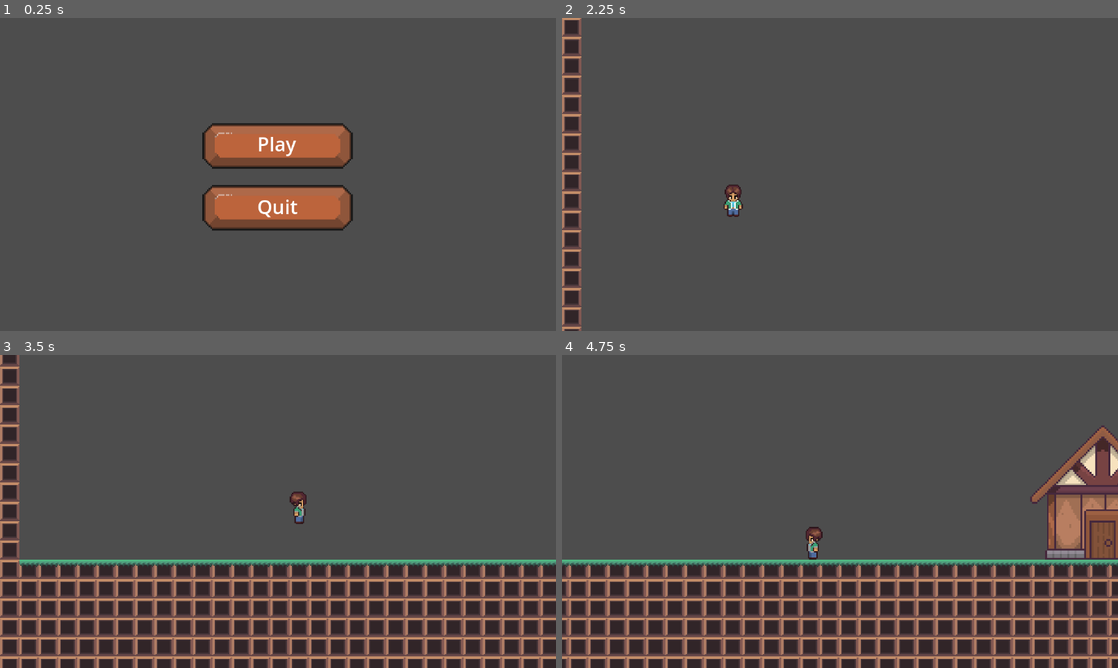
Above: before the commit, frames 1-4 (two rows, left to right).
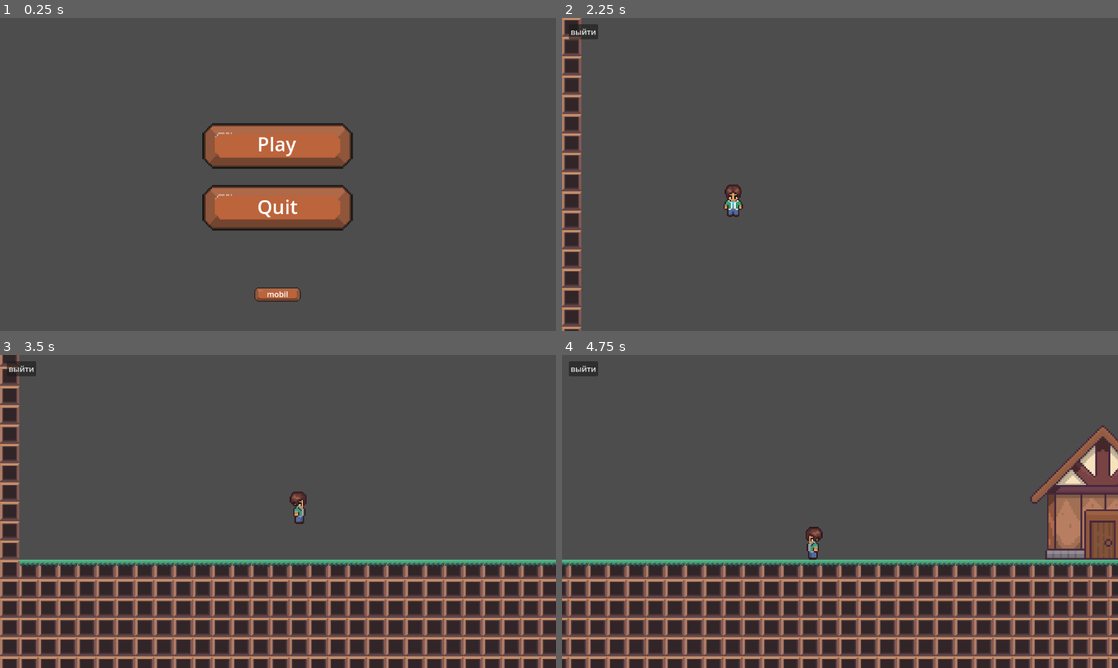
Above: after the commit, the same moments.

Repository: Roma537/scale
Game: Godot game, scene res://scens/menu.tscn
Two runs of this game, one before a commit and one after it. Both use one fixed random seed, a clock stepped at 60 frames per second and the inputs below.
Inputs (mouse positions are in pixels of both pictures, inside the frame that each line leads up to):
- Up to frame 1 (0.25 s): no input
- Up to frame 2 (2.25 s): click (840, 296) at 0.5 s, where only the run after the commit has a clickable "mobil"; click (840, 296) at 1.25 s, where only the run after the commit has a clickable "pc"; click "Play" at 2 s
- Up to frame 3 (3.5 s): tap Enter (ui_accept) at 2.75, 3.02, 3.05, 3.32 s; hold Right (ui_right) from 2.78 s (still down); hold Q (q) from 2.78 s (still down)
- Up to frame 4 (4.75 s): release Q (q) at 3.53 s; tap Enter (ui_accept) at 3.6, 3.77, 4.07, 4.55 s; tap Q (q) at 3.8 s; release Right (ui_right) at 4.28 s; hold Left (ui_left) from 4.28 s (still down); hold Q (q) from 4.28 s (still down)

The runs differ from the first frame. In frame 1, 0.4% of the frame differs, in the area x 45-55%, y 86-91%; in frame 2, 0.2%; in frame 3, 0.2%; in frame 4, 0.2%.

Commit message:
adoptation for mobil

Diff:
--- /dev/null
+++ b/global.gd
@@ -0,0 +1,3 @@
+extends Node
+
+var ui = false
--- a/heroes/GG/player.gd
+++ b/heroes/GG/player.gd
@@ -1,13 +1,29 @@
 extends CharacterBody2D
 
 @onready var anim = $AnimatedSprite2D
+@onready var left = $CanvasLayer/left
+@onready var right = $CanvasLayer/right
+@onready var up = $CanvasLayer/up
 
 const SPEED = 150.0
 const JUMP_VELOCITY = -250
 
 # Get the gravity from the project settings to be synced with RigidBody nodes.
 var gravity = ProjectSettings.get_setting("physics/2d/default_gravity")
+var direction = Input.get_axis("ui_left", "ui_right")
+var jamp = false
+var direction2 = 0
 
+
+func _ready():
+	if Global.ui == false:
+		left.hide()
+		right.hide()
+		up.hide()
+	if Global.ui == true:
+		left.show()
+		right.show()
+		up.show()
 
 func _physics_process(delta):
 	# Add the gravity.
@@ -17,20 +33,39 @@
 	# Handle Jump.
 	if Input.is_action_just_pressed("ui_accept") and is_on_floor():
 		velocity.y = JUMP_VELOCITY
+	if jamp == true and is_on_floor():
+		velocity.y = JUMP_VELOCITY
 
 	# Get the input direction and handle the movement/deceleration.
 	# As good practice, you should replace UI actions with custom gameplay actions.
 	var direction = Input.get_axis("ui_left", "ui_right")
-	if direction:
-		velocity.x = direction * SPEED
+	if direction or direction2:
+		velocity.x = (direction + direction2) * SPEED
 		anim.play("run")
-		if direction == 1:
+		if direction == 1 or direction2 == 1:
 			anim.flip_h = false
-		elif direction == -1:
+		elif direction == -1 or direction2 == -1:
 			anim.flip_h = true
 	else:
 		velocity.x = move_toward(velocity.x, 0, SPEED)
 		anim.play("idel")
 
+	move_and_slide()
 
-	move_and_slide()
+
+func _on_left_button_down():
+	direction2 = -1
+func _on_left_button_up():
+	direction2 = 0
+func _on_right_button_down():
+	direction2 = 1
+func _on_right_button_up():
+	direction2 = 0
+func _on_up_button_down():
+	jamp = true
+func _on_up_button_up():
+	jamp = false
+
+
+func _on_button_pressed():
+	get_tree().change_scene_to_file("res://scens/menu.tscn")
--- a/heroes/GG/player.tscn
+++ b/heroes/GG/player.tscn
@@ -1,7 +1,10 @@
-[gd_scene load_steps=12 format=3 uid="uid://ultel1nmqjeq"]
+[gd_scene load_steps=15 format=3 uid="uid://ultel1nmqjeq"]
 
 [ext_resource type="Script" path="res://heroes/GG/player.gd" id="1_ao2ft"]
 [ext_resource type="Texture2D" uid="uid://8pd7i0cvjye4" path="res://графика/главный герой/гг.png" id="1_dm03l"]
+[ext_resource type="Texture2D" uid="uid://fejdxswi2rnc" path="res://графика/button/free-icon-arrow-button-6283272 (2).png" id="3_ca34o"]
+[ext_resource type="Texture2D" uid="uid://c5p1gde3jhvub" path="res://графика/button/free-icon-arrow-button-6283227 (2).png" id="4_cedwi"]
+[ext_resource type="Texture2D" uid="uid://bcg6brnjpokl7" path="res://графика/button/up.png" id="5_2drwg"]
 
 [sub_resource type="CapsuleShape2D" id="CapsuleShape2D_w2hp1"]
 radius = 8.0
@@ -80,3 +83,44 @@
 sprite_frames = SubResource("SpriteFrames_tam61")
 animation = &"idel"
 autoplay = "idel"
+
+[node name="CanvasLayer" type="CanvasLayer" parent="."]
+
+[node name="left" type="TextureButton" parent="CanvasLayer"]
+offset_left = 27.0
+offset_top = 548.0
+offset_right = 104.0
+offset_bottom = 625.0
+texture_normal = ExtResource("3_ca34o")
+stretch_mode = 5
+
+[node name="right" type="TextureButton" parent="CanvasLayer"]
+offset_left = 278.0
+offset_top = 548.0
+offset_right = 355.0
+offset_bottom = 625.0
+texture_normal = ExtResource("4_cedwi")
+stretch_mode = 5
+
+[node name="up" type="TextureButton" parent="CanvasLayer"]
+offset_left = 160.0
+offset_top = 449.0
+offset_right = 237.0
+offset_bottom = 526.0
+texture_normal = ExtResource("5_2drwg")
+stretch_mode = 5
+
+[node name="Button" type="Button" parent="CanvasLayer"]
+offset_left = 14.0
+offset_top = 13.0
+offset_right = 67.0
+offset_bottom = 42.0
+text = "выйти"
+
+[connection signal="button_down" from="CanvasLayer/left" to="." method="_on_left_button_down"]
+[connection signal="button_up" from="CanvasLayer/left" to="." method="_on_left_button_up"]
+[connection signal="button_down" from="CanvasLayer/right" to="." method="_on_right_button_down"]
+[connection signal="button_up" from="CanvasLayer/right" to="." method="_on_right_button_up"]
+[connection signal="button_down" from="CanvasLayer/up" to="." method="_on_up_button_down"]
+[connection signal="button_up" from="CanvasLayer/up" to="." method="_on_up_button_up"]
+[connection signal="pressed" from="CanvasLayer/Button" to="." method="_on_button_pressed"]
--- a/heroes/GG/player2.gd
+++ b/heroes/GG/player2.gd
@@ -1,13 +1,27 @@
 extends CharacterBody2D
 
 @onready var anim = $AnimatedSprite2D
+@onready var left = $CanvasLayer/left
+@onready var right = $CanvasLayer/right
+@onready var up = $CanvasLayer/up
 
 const SPEED = 700
 const JUMP_VELOCITY = -1200
 
 # Get the gravity from the project settings to be synced with RigidBody nodes.
 var gravity = 4000
+var jamp = false
+var direction2 = 0
 
+func _ready():
+	if Global.ui == false:
+		left.hide()
+		right.hide()
+		up.hide()
+	if Global.ui == true:
+		left.show()
+		right.show()
+		up.show()
 
 func _physics_process(delta):
 	# Add the gravity.
@@ -15,22 +29,35 @@
 		velocity.y += gravity * delta
 
 	# Handle Jump.
-	if Input.is_action_just_pressed("ui_accept") and is_on_floor():
+	if Input.is_action_just_pressed("ui_accept") or jamp == true and is_on_floor():
 		velocity.y = JUMP_VELOCITY
 
 	# Get the input direction and handle the movement/deceleration.
 	# As good practice, you should replace UI actions with custom gameplay actions.
 	var direction = Input.get_axis("ui_left", "ui_right")
-	if direction:
-		velocity.x = direction * SPEED
+	if direction or direction2:
+		velocity.x = (direction + direction2) * SPEED
 		anim.play("run")
-		if direction == 1:
+		if direction == 1 or direction2 == 1:
 			anim.flip_h = false
-		elif direction == -1:
+		elif direction == -1 or direction2 == -1:
 			anim.flip_h = true
 	else:
 		velocity.x = move_toward(velocity.x, 0, SPEED)
 		anim.play("idel")
 
+	move_and_slide()
 
-	move_and_slide()
+
+func _on_left_button_down():
+	direction2 = -1
+func _on_left_button_up():
+	direction2 = 0
+func _on_right_button_down():
+	direction2 = 1
+func _on_right_button_up():
+	direction2 = 0
+func _on_up_button_down():
+	jamp = true
+func _on_up_button_up():
+	jamp = false
--- a/heroes/boris/boris.gd
+++ b/heroes/boris/boris.gd
@@ -4,19 +4,26 @@
 @onready var dioilogBoris = $"ДиологовоеОкно2"
 @onready var txt = $Label
 @onready var darkVuport = $DarkVuport
+@onready var ui = $CanvasLayer/q
 
 var study = 1
 var enterd = false
 const SPEED = 300.0
 const JUMP_VELOCITY = -400.0
 var gravity = ProjectSettings.get_setting("physics/2d/default_gravity")
+var presedQ = false
 
+func _ready():
+	if Global.ui == false:
+			ui.hide()
+	if Global.ui == true:
+		ui.show()
 
 func _process(delta):
 	if enterd == true:
 		if study == 1:
 			diolog.show()
-		if Input.is_action_pressed("q"):
+		if Input.is_action_pressed("q") or presedQ == true:
 			dioilogBoris.show()
 			diolog.hide()
 			study = 2
@@ -24,7 +31,7 @@
 	elif enterd == false:
 		diolog.hide()
 	if study == 2:
-		if Input.is_action_pressed("q"):
+		if Input.is_action_pressed("q") or presedQ == true:
 			study = 3
 			txt.text = 'В этом мире все
 			могут увиличиваться и
@@ -33,7 +40,7 @@
 			ты так не умеешь.'
 	if study == 3:
 		await get_tree().create_timer(0.2).timeout
-		if Input.is_action_pressed("q"):
+		if Input.is_action_pressed("q") or presedQ == true:
 			study = 4
 			txt.text = 'Это всё
 			потаму что, ты потерял все
@@ -42,7 +49,7 @@
 			не выделятся из всех'
 	if study == 4:
 		await get_tree().create_timer(1).timeout
-		if Input.is_action_pressed("q"):
+		if Input.is_action_pressed("q") or presedQ == true:
 			study = 5
 			darkVuport.show()
 			await get_tree().create_timer(5).timeout
@@ -58,6 +65,9 @@
 	if body.name == "player":
 		enterd = true
 func _on_area_2d_body_exited(body):
-
 	if body.name == "player":
 		enterd = false
+func _on_q_button_down():
+	presedQ = true
+func _on_q_button_up():
+	presedQ = false
--- a/heroes/boris/boris.tscn
+++ b/heroes/boris/boris.tscn
@@ -6,6 +6,7 @@
 [ext_resource type="Texture2D" uid="uid://83mip7ywq1dk" path="res://графика/спрайты/диологовое окно2.png" id="4_o5uam"]
 [ext_resource type="FontFile" uid="uid://1pelfg0ekie1" path="res://font/Hardpixel.OTF" id="5_tdgmy"]
 [ext_resource type="Texture2D" uid="uid://nmqa2wytmksv" path="res://графика/спрайты/продолжение следует.jpg" id="6_yi5b2"]
+[ext_resource type="Texture2D" uid="uid://c414vh3ejwl2k" path="res://графика/button/icons8-q-50.png" id="7_5st3g"]
 
 [sub_resource type="RectangleShape2D" id="RectangleShape2D_bwfuc"]
 size = Vector2(1.81818, 0.727272)
@@ -68,5 +69,17 @@
 position = Vector2(-369, -95)
 texture = ExtResource("6_yi5b2")
 
+[node name="CanvasLayer" type="CanvasLayer" parent="."]
+
+[node name="q" type="TextureButton" parent="CanvasLayer"]
+offset_left = 1034.0
+offset_top = 500.0
+offset_right = 1111.0
+offset_bottom = 577.0
+texture_normal = ExtResource("7_5st3g")
+stretch_mode = 5
+
 [connection signal="body_entered" from="Area2D" to="." method="_on_area_2d_body_entered"]
 [connection signal="body_exited" from="Area2D" to="." method="_on_area_2d_body_exited"]
+[connection signal="button_down" from="CanvasLayer/q" to="." method="_on_q_button_down"]
+[connection signal="button_up" from="CanvasLayer/q" to="." method="_on_q_button_up"]
--- a/project.godot
+++ b/project.godot
@@ -15,6 +15,10 @@
 config/features=PackedStringArray("4.1", "Forward Plus")
 config/icon="res://icon.svg"
 
+[autoload]
+
+Global="*res://global.gd"
+
 [display]
 
 window/stretch/mode="viewport"
--- a/scens/for_house.gd
+++ b/scens/for_house.gd
@@ -9,3 +9,9 @@
 # Called every frame. 'delta' is the elapsed time since the previous frame.
 func _process(delta):
 	pass
+
+
+
+
+func _on_button_pressed():
+	pass # Replace with function body.
--- a/scens/for_house.tscn
+++ b/scens/for_house.tscn
@@ -7,6 +7,9 @@
 [ext_resource type="Script" path="res://heroes/GG/player2.gd" id="5_7ey6d"]
 [ext_resource type="Texture2D" uid="uid://8pd7i0cvjye4" path="res://графика/главный герой/гг.png" id="6_n6e4o"]
 [ext_resource type="PackedScene" uid="uid://byv8gp2peqrxk" path="res://heroes/boris/boris.tscn" id="7_76r5a"]
+[ext_resource type="Texture2D" uid="uid://fejdxswi2rnc" path="res://графика/button/free-icon-arrow-button-6283272 (2).png" id="7_mmpx1"]
+[ext_resource type="Texture2D" uid="uid://c5p1gde3jhvub" path="res://графика/button/free-icon-arrow-button-6283227 (2).png" id="8_sv8il"]
+[ext_resource type="Texture2D" uid="uid://bcg6brnjpokl7" path="res://графика/button/up.png" id="9_t6ndk"]
 
 [sub_resource type="TileSetAtlasSource" id="TileSetAtlasSource_dgjj3"]
 texture = ExtResource("4_qoo5o")
@@ -152,5 +155,38 @@
 animation = &"idel"
 autoplay = "idel"
 
+[node name="CanvasLayer" type="CanvasLayer" parent="player"]
+
+[node name="left" type="TextureButton" parent="player/CanvasLayer"]
+offset_left = 27.0
+offset_top = 500.0
+offset_right = 104.0
+offset_bottom = 577.0
+texture_normal = ExtResource("7_mmpx1")
+stretch_mode = 5
+
+[node name="right" type="TextureButton" parent="player/CanvasLayer"]
+offset_left = 278.0
+offset_top = 500.0
+offset_right = 355.0
+offset_bottom = 577.0
+texture_normal = ExtResource("8_sv8il")
+stretch_mode = 5
+
+[node name="up" type="TextureButton" parent="player/CanvasLayer"]
+offset_left = 157.0
+offset_top = 416.0
+offset_right = 234.0
+offset_bottom = 493.0
+texture_normal = ExtResource("9_t6ndk")
+stretch_mode = 5
+
 [node name="CharacterBody2D" parent="." instance=ExtResource("7_76r5a")]
 position = Vector2(949, 402)
+
+[connection signal="button_down" from="player/CanvasLayer/left" to="player" method="_on_left_button_down"]
+[connection signal="button_up" from="player/CanvasLayer/left" to="player" method="_on_left_button_up"]
+[connection signal="button_down" from="player/CanvasLayer/right" to="player" method="_on_right_button_down"]
+[connection signal="button_up" from="player/CanvasLayer/right" to="player" method="_on_right_button_up"]
+[connection signal="button_down" from="player/CanvasLayer/up" to="player" method="_on_up_button_down"]
+[connection signal="button_up" from="player/CanvasLayer/up" to="player" method="_on_up_button_up"]
--- a/scens/house.gd
+++ b/scens/house.gd
@@ -1,21 +1,33 @@
 extends Node2D
 
+@onready var ui = $CanvasLayer/q
 @onready var diolog = $diologDor
 var enterd = false
+var presedQ = false
+
+func _ready():
+	if Global.ui == false:
+			ui.hide()
+	if Global.ui == true:
+		ui.show()
 
 func _process(delta):
 	if enterd == true:
 		if Input.is_action_pressed("q"):
 			get_tree().change_scene_to_file("res://scens/for_house.tscn")
+		if presedQ:
+			get_tree().change_scene_to_file("res://scens/for_house.tscn")
+
 	pass
 
 
 func _on_area_2d_body_entered(body):
 	enterd = true
 	diolog.show()
-
-
-
 func _on_area_2d_body_exited(body):
 	enterd = false
 	diolog.hide()
+func _on_q_button_down():
+	presedQ = true
+func _on_q_button_up():
+	presedQ = false
--- a/scens/house.tscn
+++ b/scens/house.tscn
@@ -1,8 +1,9 @@
-[gd_scene load_steps=5 format=3 uid="uid://co6006cmx0yn8"]
+[gd_scene load_steps=6 format=3 uid="uid://co6006cmx0yn8"]
 
 [ext_resource type="Texture2D" uid="uid://bw0hgi6qypox3" path="res://графика/спрайты/стартовый дом.png" id="1_rlt1u"]
 [ext_resource type="Script" path="res://scens/house.gd" id="1_x03gf"]
 [ext_resource type="Texture2D" uid="uid://c08ych1avv088" path="res://графика/спрайты/диологовое окно для двери.png" id="3_1xuhl"]
+[ext_resource type="Texture2D" uid="uid://c414vh3ejwl2k" path="res://графика/button/icons8-q-50.png" id="4_dk5xq"]
 
 [sub_resource type="CapsuleShape2D" id="CapsuleShape2D_r3hud"]
 radius = 9.0
@@ -28,5 +29,17 @@
 scale = Vector2(0.223333, 0.223333)
 texture = ExtResource("3_1xuhl")
 
+[node name="CanvasLayer" type="CanvasLayer" parent="."]
+
+[node name="q" type="TextureButton" parent="CanvasLayer"]
+offset_left = 1034.0
+offset_top = 548.0
+offset_right = 1111.0
+offset_bottom = 625.0
+texture_normal = ExtResource("4_dk5xq")
+stretch_mode = 5
+
 [connection signal="body_entered" from="Area2D" to="." method="_on_area_2d_body_entered"]
 [connection signal="body_exited" from="Area2D" to="." method="_on_area_2d_body_exited"]
+[connection signal="button_down" from="CanvasLayer/q" to="." method="_on_q_button_down"]
+[connection signal="button_up" from="CanvasLayer/q" to="." method="_on_q_button_up"]
--- /dev/null
+++ b/scens/levels/level1.gd
@@ -0,0 +1,9 @@
+extends Node2D
+
+@onready var ui = $ui
+
+func _process(delta):
+	if Global.ui == false:
+		ui.hide()
+	if Global.ui == true:
+		ui.show()
--- a/scens/menu.tscn
+++ b/scens/menu.tscn
@@ -50,5 +50,48 @@
 theme_override_font_sizes/font_size = 40
 text = "Quit"
 
+[node name="pc" type="TextureButton" parent="."]
+visible = false
+offset_left = 525.0
+offset_top = 524.0
+offset_right = 625.0
+offset_bottom = 624.0
+texture_normal = ExtResource("1_e70cd")
+
+[node name="Label" type="Label" parent="pc"]
+layout_mode = 1
+anchors_preset = 15
+anchor_right = 1.0
+anchor_bottom = 1.0
+offset_left = 39.0
+offset_top = 35.0
+offset_right = -41.0
+offset_bottom = -39.0
+grow_horizontal = 2
+grow_vertical = 2
+text = "pc"
+
+[node name="mobil" type="TextureButton" parent="."]
+offset_left = 525.0
+offset_top = 524.0
+offset_right = 625.0
+offset_bottom = 624.0
+texture_normal = ExtResource("1_e70cd")
+
+[node name="Label" type="Label" parent="mobil"]
+layout_mode = 1
+anchors_preset = 15
+anchor_right = 1.0
+anchor_bottom = 1.0
+offset_left = 28.0
+offset_top = 36.0
+offset_right = -28.0
+offset_bottom = -38.0
+grow_horizontal = 2
+grow_vertical = 2
+text = "mobil"
+
 [connection signal="button_down" from="play" to="." method="_on_play_button_down"]
 [connection signal="button_down" from="quit" to="." method="_on_quit_button_down"]
+[connection signal="pressed" from="pc" to="." method="_on_pc_pressed"]
+[connection signal="pressed" from="mobil" to="." method="_on_mobil_pressed"]
--- a/scens/menuButton.gd
+++ b/scens/menuButton.gd
@@ -1,8 +1,27 @@
 extends Node2D
 
+@onready var mobil = $mobil
+@onready var pc = $pc
 
 # кнопки и их действия
 func _on_quit_button_down():
 	get_tree().quit()
 func _on_play_button_down():
 	get_tree().change_scene_to_file("res://scens/levels/level1.tscn")
+
+
+
+#	if Global.ui == false:
+#		Global.ui = true
+#	if Global.ui == true:
+#		Global.ui = false
+
+
+func _on_mobil_pressed():
+	mobil.hide()
+	pc.show()
+	Global.ui = true
+func _on_pc_pressed():
+	mobil.show()
+	pc.hide()
+	Global.ui = false
--- /dev/null
+++ b/scens/new_theme.tres
@@ -0,0 +1,3 @@
+[gd_resource type="Theme" format=3 uid="uid://cbag5q22fjdmd"]
+
+[resource]
Not shown: 1 places in heroes/boris/boris.tscn that only renumber resources
Not shown: 1 places in scens/for_house.tscn that only renumber resources
Binary file added: графика/button/free-icon-arrow-button-6283227 (2).png
Not shown, added: графика/button/free-icon-arrow-button-6283227 (2).png.import
Binary file added: графика/button/free-icon-arrow-button-6283272 (2).png
Not shown, added: графика/button/free-icon-arrow-button-6283272 (2).png.import
Binary file added: графика/button/icons8-q-50.png
Not shown, added: графика/button/icons8-q-50.png.import
Binary file added: графика/button/up.png
Not shown, added: графика/button/up.png.import
